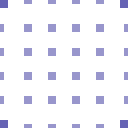
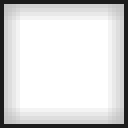
The second w=128, h=128 image is a revision of the first. Changes to its layers:
added layer "Layer 6" above "Layer 4" over [0, 0, 128, 128]
hid group "Group 1" (2 layers) over [0, 0, 128, 128]
"Layer 3" (2nd of 2, in "Group 1"): opacity 41% → 35% over [0, 0, 128, 128]
"Layer 2" (2nd of 2, in "Group 1"): opacity 61% → 76% over [0, 0, 128, 128]
